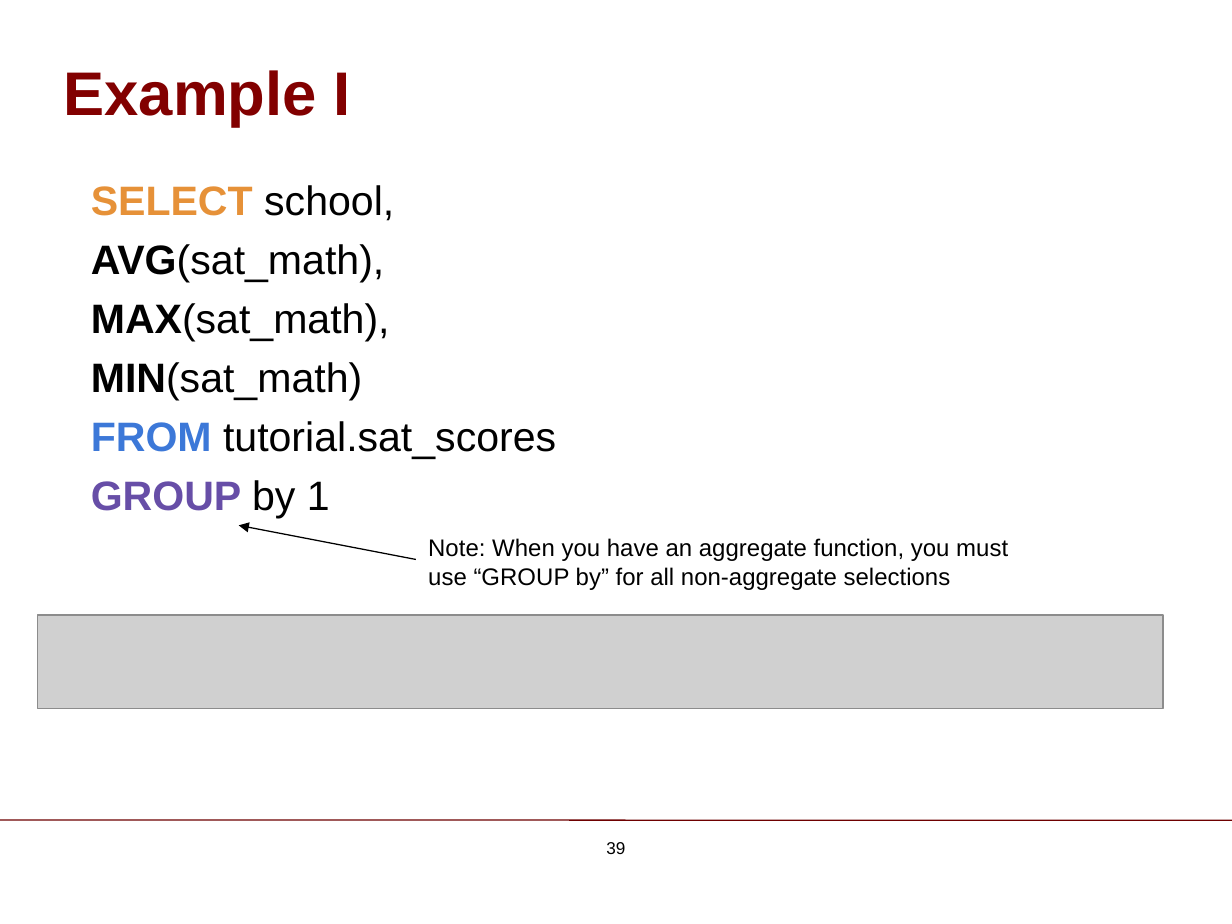
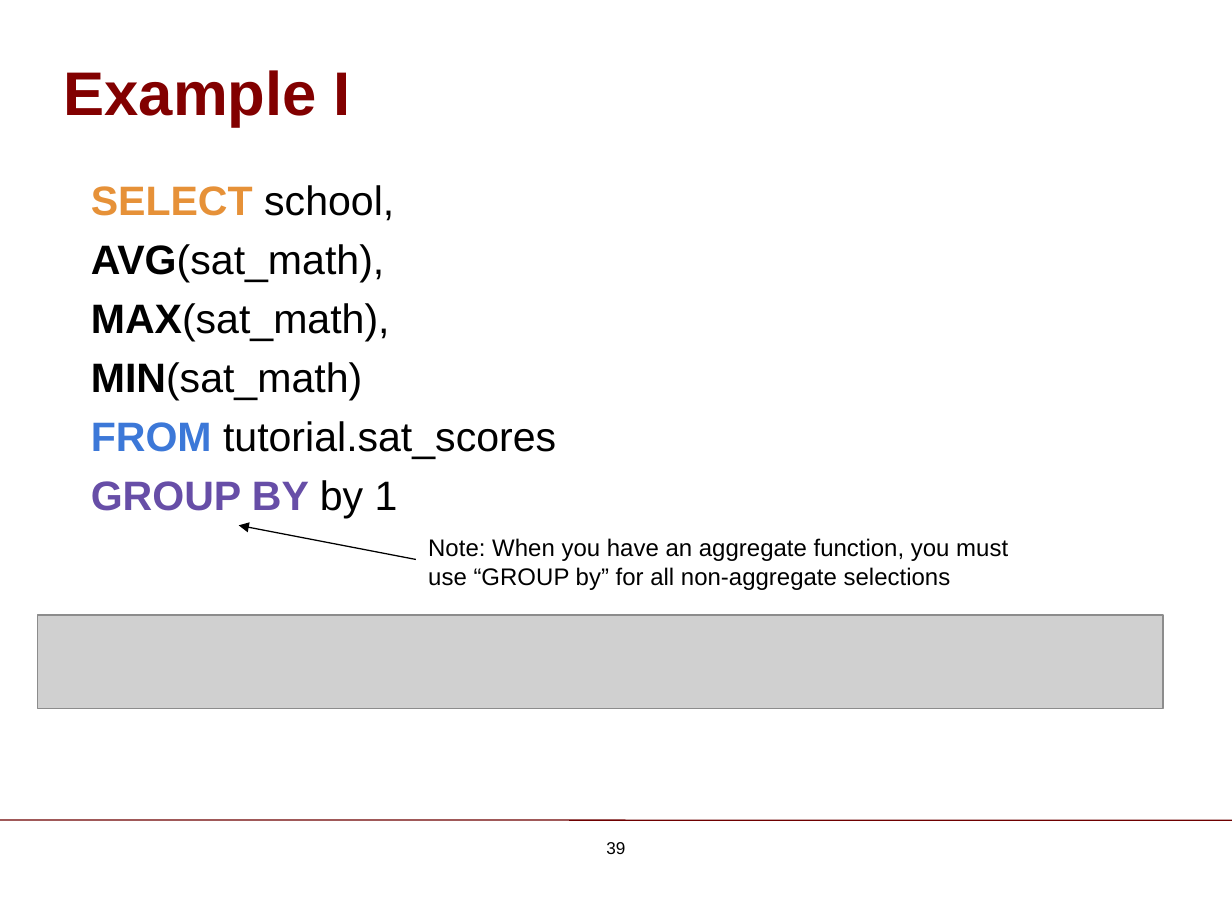
Before and after one commit to ChicagoBoothAnalytics/site, a slide deck: slide 39 of zzz MEDIA/SQL Basics.pptx. Drawn at 1232x924 pixels with LibreOffice and Linux fonts; fonts in the diff are those of the drawing; grey boxes stand for pictures; background and template pictures are left out. Boxes give left, top, right and bottom in pixels: in the first picture for what was removed or moved away, otherwise in the second. Text is boxed around its words. In the diff, an @@ line names an element or a change of style, - is before the commit and + after.

```diff
--- a/zzz MEDIA/SQL Basics.pptx
+++ b/zzz MEDIA/SQL Basics.pptx
@@ text at [91,480,398,518]: text changed @@
-GROUP by 1
+GROUP BY by 1
```
Also in this commit, not shown: 5 other slides changed.
